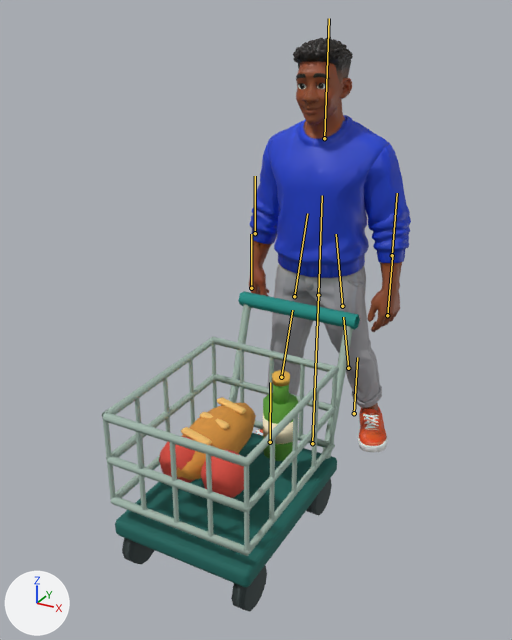
A saved change to the FBX model unity/CheckoutSimulator/Assets/Art/Characters/Meshy/Customer_07.fbx.
One viewpoint serves both versions: a 50 mm camera at (1.49, -3.45, 2.48) aimed at (-0.07, -0.61, 1.06). Arrows for +X, +Y and +Z are at lower left; the lights stay in place. The picture after the commit comes second. Both versions are drawn at frame 7 of the action 'Customer_02_Rig|Customer_02_Rig|WalkingWithBasket'; the numbers are the values there. The bones that change, and the others that lie on the model, are drawn over the model as lines.

Objects in the first picture: 'Customer_07_Body', 'Customer_07_Prop'.
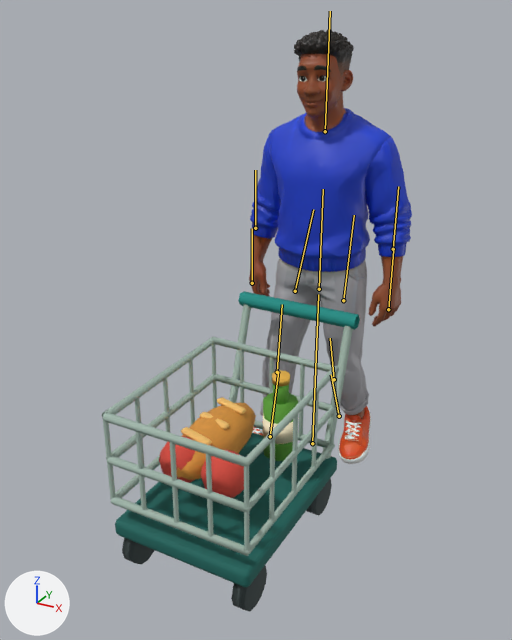
What the commit changed:
Bone 'Torso' (bone_torso) moves from (0.0, -0.043, 0.0) to (0.003, -0.008, 0.0).
Bone 'Thigh_L' (bone_thigh_l) turns from (-18, 0, 0) to (-25, 4, -3) degrees about its own x, y and z.
Bone 'Shin_L' (bone_shin_l) turns from (0, 0, 0) to (13, -1, 4) degrees about its own x, y and z.
Bone 'Foot_L' (bone_foot_l) turns from (18, 0, 0) to (-3, 10, -2) degrees about its own x, y and z.
Bone 'Thigh_R' (bone_thigh_r) turns from (18, 0, 0) to (-6, -4, -1) degrees about its own x, y and z.
Bone 'Shin_R' (bone_shin_r) turns from (0, 0, 0) to (34, 2, -6) degrees about its own x, y and z.
Bone 'Foot_R' (bone_foot_r) turns from (-18, 0, 0) to (-4, -7, 6) degrees about its own x, y and z.

Changed parts and their boxes (x1, y1, x2, y2) in the pictures (512 x 640 px):
'Customer_07_Body', posed
    before: (249, 37, 411, 452)
    after: (249, 29, 412, 464)
bone 'Torso', root to tip
    before: (318, 295) to (322, 195)
    after: (319, 289) to (323, 189)
bone 'Thigh_L', root to tip
    before: (294, 296) to (307, 213)
    after: (295, 291) to (313, 209)
bone 'Shin_L', root to tip
    before: (281, 377) to (292, 310)
    after: (277, 372) to (282, 304)
bone 'Foot_L', root to tip
    before: (270, 442) to (270, 382)
    after: (270, 436) to (278, 371)
bone 'Thigh_R', root to tip
    before: (342, 306) to (336, 234)
    after: (343, 300) to (354, 215)
bone 'Shin_R', root to tip
    before: (348, 368) to (343, 317)
    after: (334, 379) to (330, 338)
bone 'Foot_R', root to tip
    before: (354, 413) to (357, 357)
    after: (339, 416) to (331, 374)
